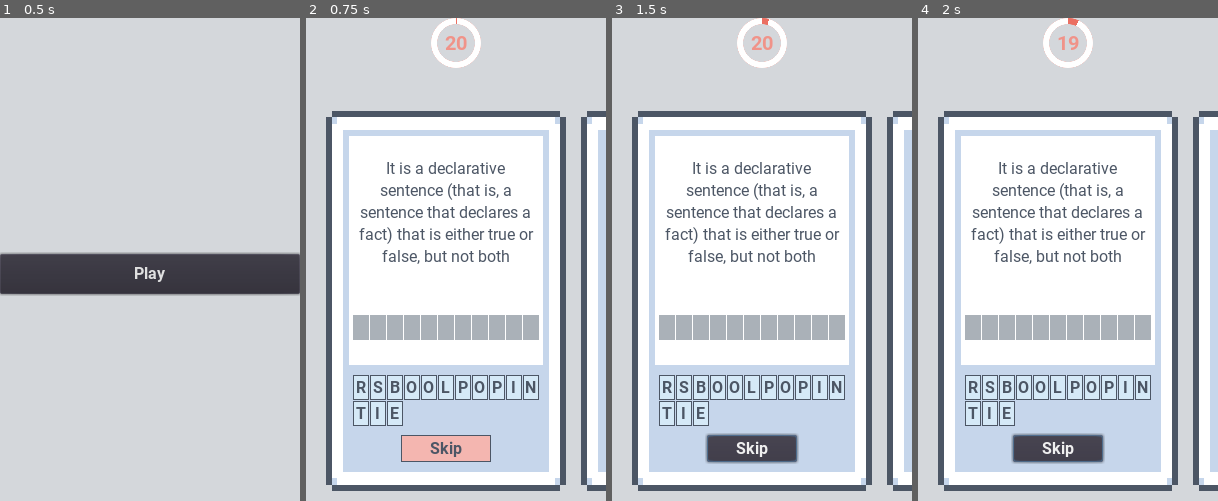
Above: before the commit, frames 1-4 (left to right).
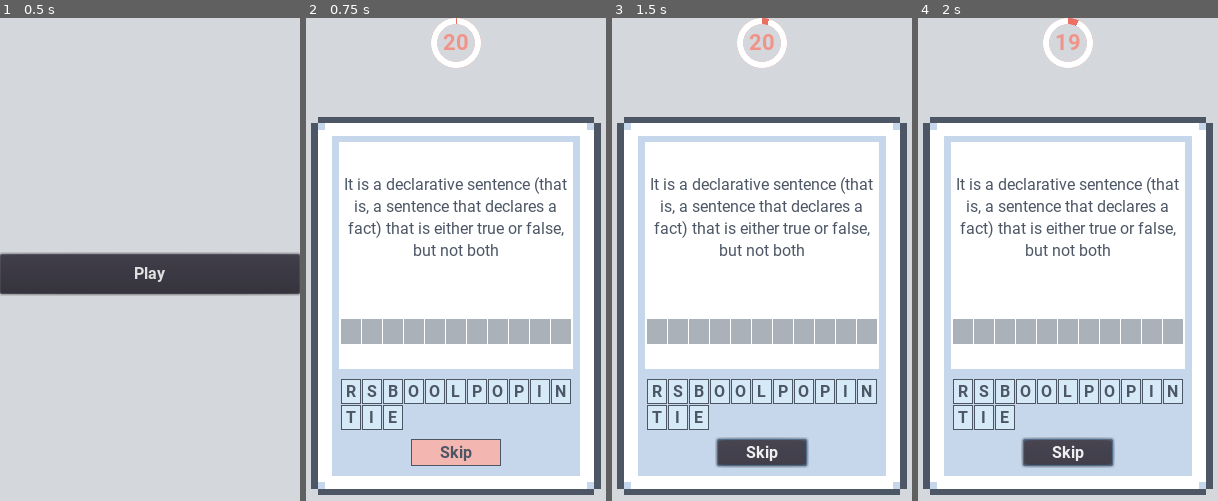
Above: after the commit, the same moments.

Repository: LoneDespair/comsci-card_game
Game: Godot game, scene res://src/main/main.tscn
The game is run twice, just before and just after one commit, with the same random seed, the same clock (stepped at 60 frames per second) and the same inputs.
Inputs:
- Up to frame 1 (0.5 s): no input
- Up to frame 2 (0.75 s): click "Play" at 0.5 s
- Up to frame 3 (1.5 s): click "Skip" at 1.25 s
- Up to frame 4 (2 s): no input

Frame 1 is identical in both runs. In frame 2, 32% of the frame differs, in the area x 1-100%, y 3-99%; in frame 3, 33%; in frame 4, 33%.

Commit message:
added size adjustments

Diff:
--- a/src/card/card.tscn
+++ b/src/card/card.tscn
@@ -29,11 +29,11 @@
 anchor_top = 0.5
 anchor_right = 0.5
 anchor_bottom = 0.5
-margin_left = -135.0
-margin_top = -200.0
-margin_right = 105.0
-margin_bottom = 180.0
-rect_min_size = Vector2( 240, 380 )
+margin_left = -145.0
+margin_top = -189.0
+margin_right = 145.0
+margin_bottom = 189.0
+rect_min_size = Vector2( 290, 378 )
 size_flags_horizontal = 0
 size_flags_vertical = 6
 
@@ -42,26 +42,25 @@
 anchor_top = 0.5
 anchor_right = 0.5
 anchor_bottom = 0.5
-margin_left = -120.0
-margin_top = -190.0
-margin_right = 120.0
-margin_bottom = 190.0
-rect_min_size = Vector2( 240, 380 )
-rect_pivot_offset = Vector2( 120, 190 )
+margin_left = -145.0
+margin_top = -189.0
+margin_right = 145.0
+margin_bottom = 189.0
+rect_pivot_offset = Vector2( 150, 190 )
 theme_type_variation = "FrontCard"
 
 [node name="content" type="VBoxContainer" parent="ui"]
 unique_name_in_owner = true
 margin_left = 23.0
 margin_top = 24.0
-margin_right = 217.0
-margin_bottom = 356.0
+margin_right = 267.0
+margin_bottom = 354.0
 custom_constants/separation = 0
 
 [node name="question" type="Label" parent="ui/content"]
 unique_name_in_owner = true
-margin_right = 194.0
-margin_bottom = 155.0
+margin_right = 244.0
+margin_bottom = 153.0
 size_flags_vertical = 3
 custom_fonts/font = SubResource( 6 )
 custom_styles/normal = SubResource( 5 )
@@ -73,10 +72,10 @@
 
 [node name="answer" type="GridContainer" parent="ui/content"]
 unique_name_in_owner = true
-margin_left = 97.0
-margin_top = 155.0
-margin_right = 97.0
-margin_bottom = 230.0
+margin_left = 122.0
+margin_top = 153.0
+margin_right = 122.0
+margin_bottom = 228.0
 rect_min_size = Vector2( 0, 75 )
 size_flags_horizontal = 6
 custom_constants/vseparation = 1
@@ -84,19 +83,19 @@
 columns = 11
 
 [node name="PanelContainer2" type="PanelContainer" parent="ui/content"]
-margin_top = 230.0
-margin_right = 194.0
-margin_bottom = 332.0
+margin_top = 228.0
+margin_right = 244.0
+margin_bottom = 330.0
 rect_min_size = Vector2( 0, 61 )
 custom_styles/panel = SubResource( 4 )
 
 [node name="VBoxContainer" type="VBoxContainer" parent="ui/content/PanelContainer2"]
 margin_top = 5.0
-margin_right = 194.0
+margin_right = 244.0
 margin_bottom = 97.0
 
 [node name="MarginContainer" type="MarginContainer" parent="ui/content/PanelContainer2/VBoxContainer"]
-margin_right = 194.0
+margin_right = 244.0
 margin_bottom = 61.0
 rect_min_size = Vector2( 0, 61 )
 custom_constants/margin_right = 0
@@ -106,9 +105,9 @@
 
 [node name="selection" type="GridContainer" parent="ui/content/PanelContainer2/VBoxContainer/MarginContainer"]
 unique_name_in_owner = true
-margin_left = 97.0
+margin_left = 122.0
 margin_top = 30.0
-margin_right = 97.0
+margin_right = 122.0
 margin_bottom = 30.0
 size_flags_horizontal = 4
 size_flags_vertical = 4
@@ -118,9 +117,9 @@
 
 [node name="skip" type="Button" parent="ui/content/PanelContainer2/VBoxContainer"]
 unique_name_in_owner = true
-margin_left = 52.0
+margin_left = 77.0
 margin_top = 65.0
-margin_right = 142.0
+margin_right = 167.0
 margin_bottom = 92.0
 rect_min_size = Vector2( 90, 0 )
 size_flags_horizontal = 4
--- a/src/card/holder.tscn
+++ b/src/card/holder.tscn
@@ -9,7 +9,7 @@
 margin_top = -12.5
 margin_right = 7.5
 margin_bottom = 12.5
-rect_min_size = Vector2( 16, 25 )
+rect_min_size = Vector2( 20, 25 )
 size_flags_horizontal = 0
 size_flags_vertical = 6
 theme_type_variation = "LetterHolder"
--- a/src/card/initiator.gd
+++ b/src/card/initiator.gd
@@ -5,10 +5,13 @@
 
 
 func set_front(is_front : bool) -> void:
+
 	content.visible = is_front
 
 	if is_front:
 		ui.theme_type_variation = "FrontCard"
+		ui.rect_scale = Vector2.ONE
 
 	else:
 		ui.theme_type_variation = "BackCard"
+#		ui.rect_scale = Vector2(0.855, 0.855)
--- a/src/card/letter.tscn
+++ b/src/card/letter.tscn
@@ -9,8 +9,9 @@
 margin_top = -15.0
 margin_right = 5.0
 margin_bottom = 10.0
-rect_min_size = Vector2( 16, 25 )
+rect_min_size = Vector2( 20, 25 )
 size_flags_horizontal = 0
 size_flags_vertical = 0
 theme_type_variation = "NeutralLetter"
+action_mode = 0
 text = "!"
--- a/src/circular_timer/circular_timer.tscn
+++ b/src/circular_timer/circular_timer.tscn
@@ -5,7 +5,7 @@
 [ext_resource path="res://src/circular_timer/initiator.gd" type="Script" id=3]
 
 [sub_resource type="DynamicFont" id=11]
-size = 20
+size = 22
 font_data = ExtResource( 1 )
 
 [node name="circular_timer" type="MarginContainer"]
--- a/src/play/initiator.gd
+++ b/src/play/initiator.gd
@@ -45,7 +45,7 @@
 		var card_scn := deck.get_child(current_idx) as Control
 		card_scn.get_node("initiator").set_front(true)
 
-		deck.rect_position.x -= (card_scn.rect_size.x + 10)
+		deck.rect_position.x -= card_scn.rect_size.x + 5
 		prints("NExt")
 
 	else:
--- a/src/play/play.tscn
+++ b/src/play/play.tscn
@@ -70,12 +70,12 @@
 anchor_top = 0.5
 anchor_right = 0.5
 anchor_bottom = 0.5
-margin_left = 120.0
-margin_top = -234.0
-margin_right = 120.0
-margin_bottom = 234.0
+margin_left = 150.0
+margin_top = -229.0
+margin_right = 150.0
+margin_bottom = 239.0
 size_flags_vertical = 3
-custom_constants/separation = 15
+custom_constants/separation = 5
 alignment = 1
 
 [node name="correct_label" type="Label" parent="content/Control"]
Not shown: 1 places in src/card/card.tscn that only renumber resources
